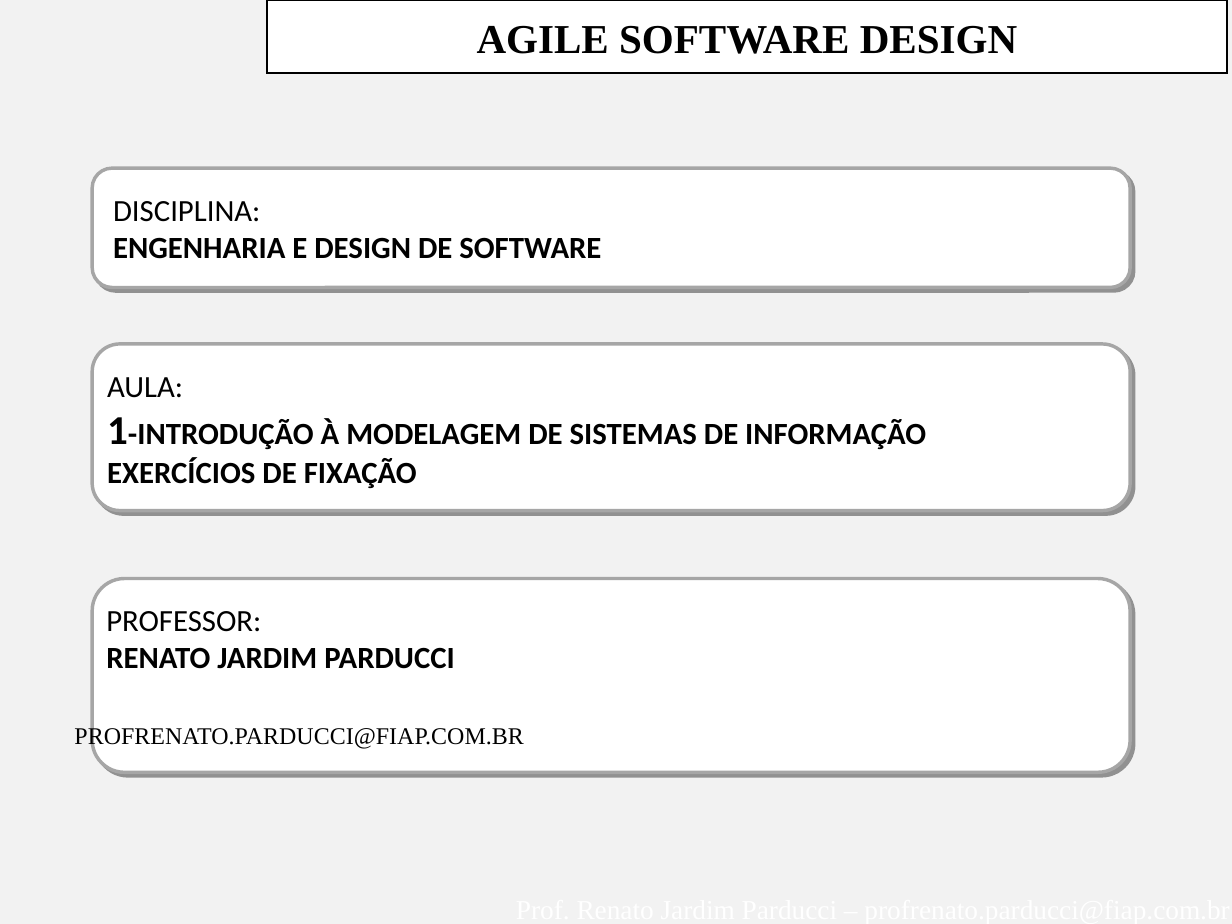
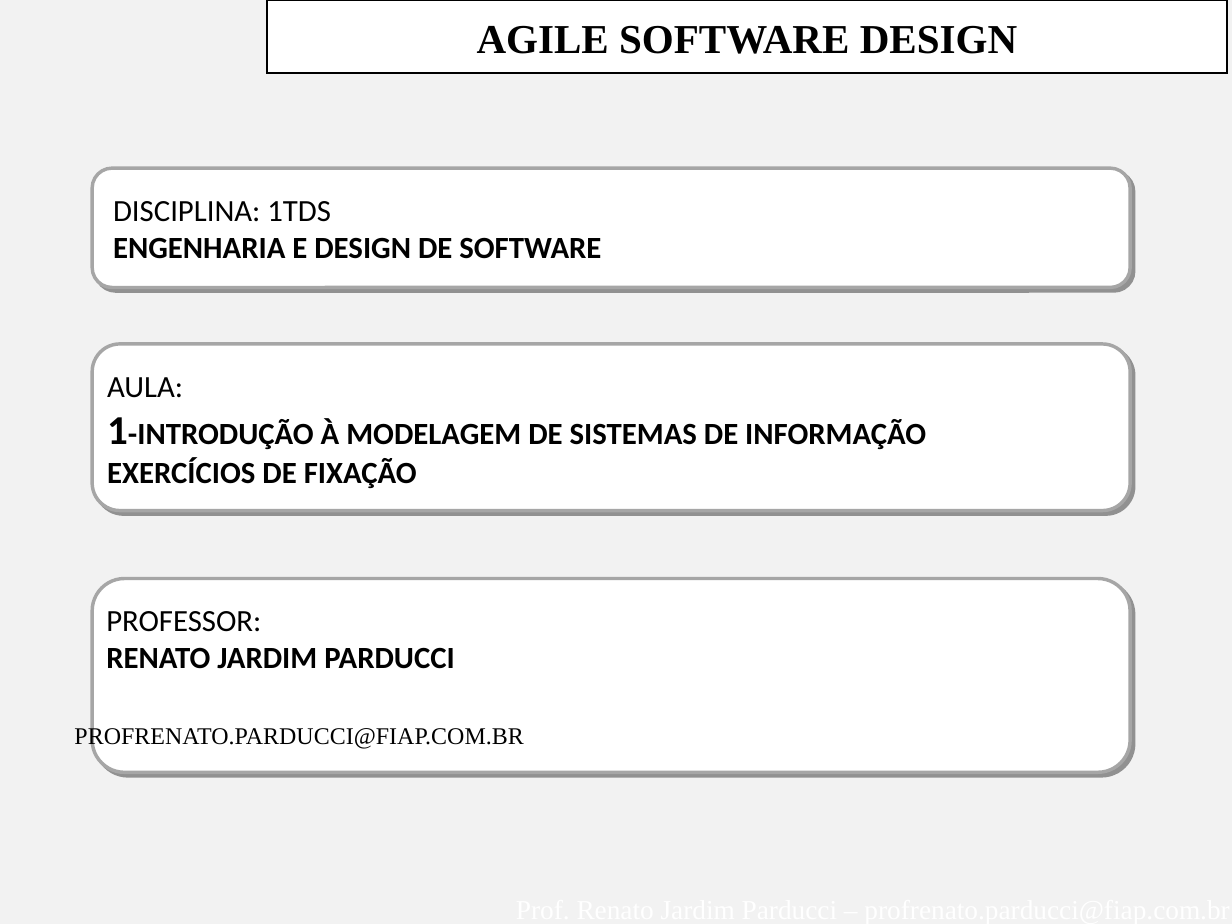
Before and after one commit to 00Lipe00/SI-ESTACIONAMENTO, a slide deck: slide 2 of FIAP--AgleModeling-Aula-1-INTRODUCAO-ENGSW-EXERCICIOS.ppt. Drawn at 1232x924 pixels with LibreOffice and Linux fonts; fonts in the diff are those of the drawing; background and template pictures are left out. Boxes give left, top, right and bottom in pixels: in the first picture for what was removed or moved away, otherwise in the second. Text is boxed around its words. In the diff, an @@ line names an element or a change of style, - is before the commit and + after.

Commit message:
Alteração no segundo slide
Alteração no segundo slide

```diff
--- a/FIAP--AgleModeling-Aula-1-INTRODUCAO-ENGSW-EXERCICIOS.ppt
+++ b/FIAP--AgleModeling-Aula-1-INTRODUCAO-ENGSW-EXERCICIOS.ppt
@@ text at (113, 201, 331, 222): text changed @@
-DISCIPLINA:
+DISCIPLINA: 1TDS
```
